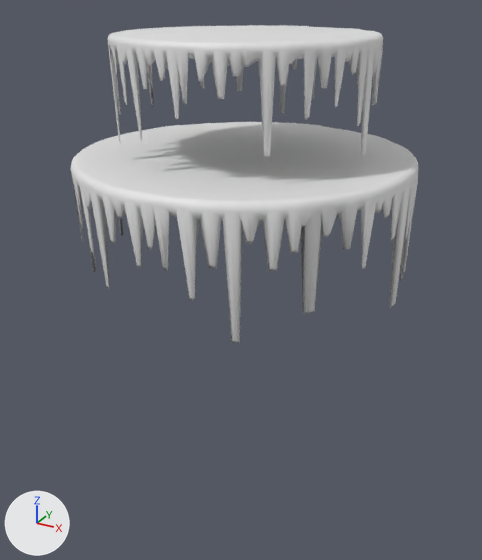
An edit to the glTF model public/models/drip_two-tier.glb, drawn before and after from the same camera.
The view is the same before and after, from a 50 mm lens placed at (-11.817, -14.759, 6.887), pointed at (-12.828, -12.92, 5.968). The axes (+X, +Y, +Z) are drawn at lower left. The lights are the same throughout. The older version comes first. Where no turn or scale is listed for an object, it has been applied to the vertices.
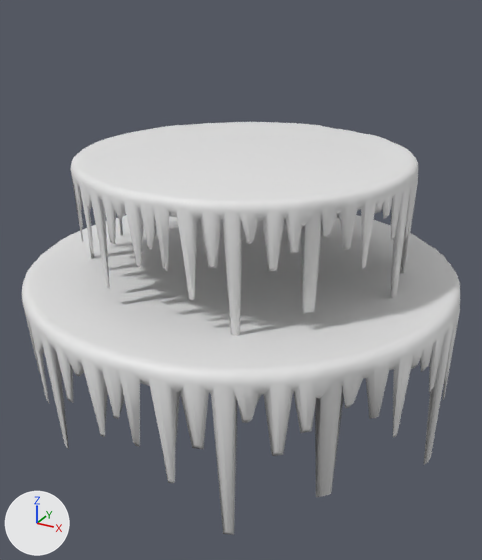
The newer file is also rescaled (x0.751), turned or shifted as a whole; pictures and numbers use the older file's frame.

Pixel boxes [x1, y1, x2, y2] of what changed, in the pictures (482 x 560 px):
'Cylinder.032', added: after [22, 215, 460, 535]
'Cylinder.012', deleted: before [108, 25, 383, 157]

The change, as a diff of the scene's bpy script:
```diff
--- a/public/models/drip_two-tier.glb.py
+++ b/public/models/drip_two-tier.glb.py
@@ me_cylinder_046 @@
+me_cylinder_046.from_pydata(...)  # 1540 vertices, 3076 faces; spans x -0.733..0.739, y -0.736..0.736, z -0.555..0.039
@@ ob_cylinder_012 @@
-ob_cylinder_012 = bpy.data.objects.new('Cylinder.012', me_cylinder_043)
-ob_cylinder_012.location = (-12.844, -12.865, 6.74)
@@ ob_cylinder_032 @@
+ob_cylinder_032 = bpy.data.objects.new('Cylinder.032', me_cylinder_046)
+ob_cylinder_032.location = (-12.855, -12.871, 5.975)
```
